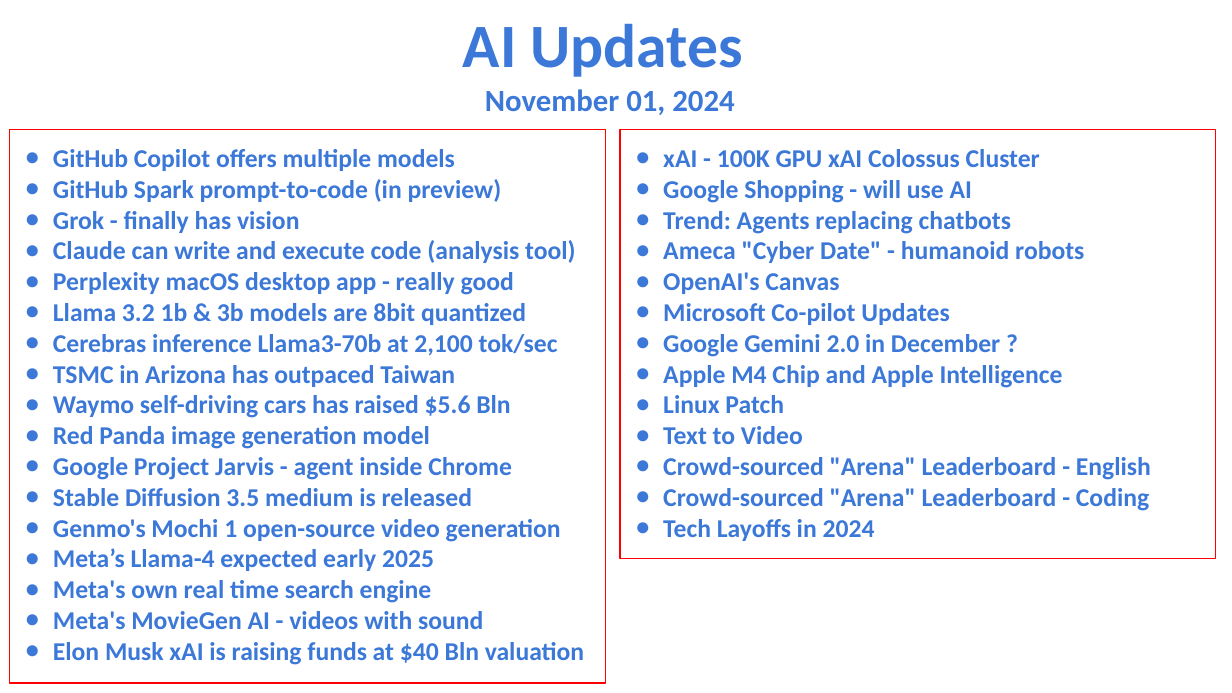
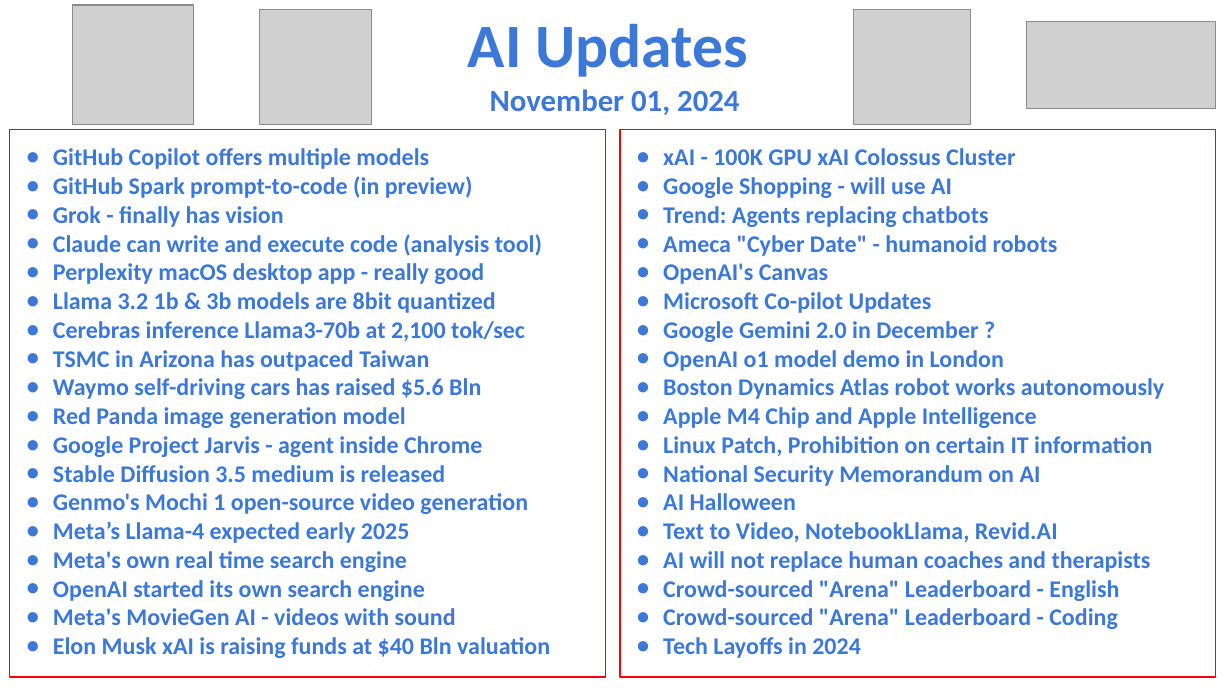
Before and after one commit to lselector/seminar, a slide deck: slide 1 of 2024/2024-11-01-AI-Updates.pptx. Drawn at 1232x693 pixels with LibreOffice and Linux fonts; fonts in the diff are those of the drawing; grey boxes stand for pictures. Boxes give left, top, right and bottom in pixels: in the first picture for what was removed or moved away, otherwise in the second. Text is boxed around its words. In the diff, an @@ line names an element or a change of style, - is before the commit and + after.

```diff
--- a/2024/2024-11-01-AI-Updates.pptx
+++ b/2024/2024-11-01-AI-Updates.pptx
@@ picture added at box(73, 5, 193, 124) @@
@@ picture added at box(260, 10, 372, 124) @@
@@ text "AI Updates": place and size @@
-text "AI Updates" at box(463, 23, 743, 115)
+text "AI Updates" at box(468, 23, 747, 115)
@@ picture added at box(854, 10, 971, 124) @@
@@ picture added at box(1026, 21, 1216, 108) @@
@@ rectangle "GitHub Copilot offers multiple models": place and size @@
-rectangle "GitHub Copilot offers multiple models" at box(10, 129, 605, 683)
+rectangle "GitHub Copilot offers multiple models" at box(10, 129, 605, 676)
@@ text in rectangle at box(53, 148, 550, 658): size 15 to 14 pt; indent changed @@
@@ rectangle "xAI - 100K GPU xAI ...": place and size @@
-rectangle "xAI - 100K GPU xAI ..." at box(620, 129, 1215, 558)
+rectangle "xAI - 100K GPU xAI ..." at box(620, 129, 1215, 676)
@@ text in rectangle at box(663, 148, 1119, 658): size 15 to 14 pt in "xAI - 100K GPU xAI Colossus Cluster", "Google Shopping - will use AI", "Trend: Agents replacing chatbots", "Ameca "Cyber Date" - humanoid robots" and 7 more places; indent changed @@
@@ text in rectangle at box(663, 350, 1165, 399): paragraphs added @@
+● OpenAI o1 model demo in London
+● Boston Dynamics Atlas robot works autonomously
@@ text in rectangle at box(663, 436, 1152, 572): text changed; size 15 to 14 pt @@
-● Linux Patch
-● Text to Video
+● Linux Patch, Prohibition on certain IT information
+● National Security Memorandum on AI
+● AI Halloween
+● Text to Video, NotebookLlama, Revid.AI
+● AI will not replace human coaches and therapists
@@ text in rectangle at box(53, 580, 425, 601): paragraph added @@
+● OpenAI started its own search engine
```
Also in this commit, not shown: 8 other slides changed, 5 slides added.
